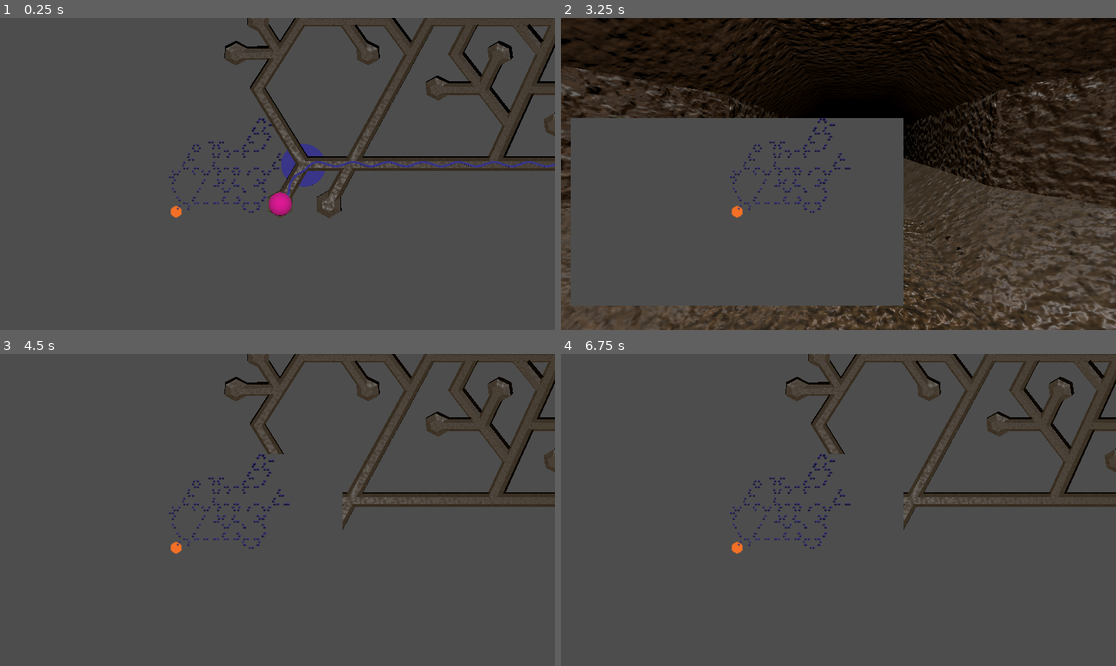
Above: before the commit, frames 1-4 (two rows, left to right).
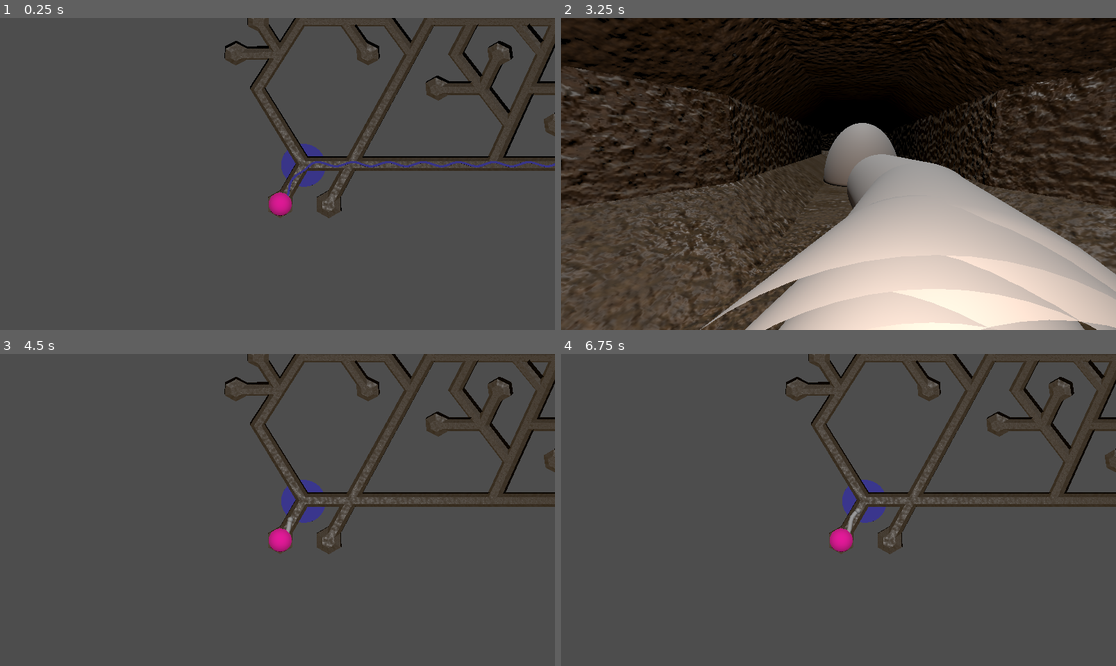
Above: after the commit, the same moments.

Repository: SamppuS/Rabbits_Requiem
Game: Godot game, scene res://tunnels.tscn
Two runs of this game, one before a commit and one after it. Both use one fixed random seed, a clock stepped at 60 frames per second and the inputs below. Sound files missing from this copy of the repository are replaced by a short silence.
Inputs (mouse positions are in pixels of both pictures, inside the frame that each line leads up to):
- Up to frame 1 (0.25 s): no input
- Up to frame 2 (3.25 s): tap Enter at 0.5, 2 s; move the mouse to (960, 158) at 0.52 s; tap A (a) at 0.6 s; click (960, 158) at 0.67 s; tap D (d) at 0.8, 1.35 s; tap Space at 1.25, 2.75 s; move the mouse to (727, 189) at 1.27 s; click (727, 189) at 1.42 s; tap E (e) at 1.55, 2.1 s; move the mouse to (894, 105) at 2.02 s; click (894, 105) at 2.17 s; tap W (w) at 2.3, 2.85 s; move the mouse to (810, 236) at 2.77 s; click (810, 236) at 2.92 s; tap X (x) at 3.05 s
- Up to frame 3 (4.5 s): move the mouse to (444, 556) at 3.52 s; tap X (x) at 3.6 s; click (444, 556) at 3.67 s; tap Z (z) at 3.8, 4.35 s; tap Enter at 4.25 s; move the mouse to (111, 463) at 4.27 s; click (111, 463) at 4.42 s
- Up to frame 4 (6.75 s): tap A (a) at 4.55, 5.1 s; tap Space at 5 s; move the mouse to (866, 510) at 5.02 s; click (866, 510) at 5.17 s; tap D (d) at 5.3, 5.85 s; move the mouse to (755, 432) at 5.77 s; click (755, 432) at 5.92 s; tap E (e) at 6.05, 6.6 s; move the mouse to (960, 494) at 6.52 s; click (960, 494) at 6.67 s

The runs differ from the first frame. In frame 1, 0.5% of the frame differs, in the area x 30-76%, y 32-65%; in frame 2, 47%, in the area x 1-100%, y 32-100%; in frame 3, 2.0%; in frame 4, 2.0%.

Commit message:
added snake body

Diff:
--- a/rabbits_requiem/assets/snake/snake.gd
+++ b/rabbits_requiem/assets/snake/snake.gd
@@ -1,16 +1,24 @@
 extends Node3D
 signal snaking_complete()
 
+@export var segment : PackedScene
 
 @onready var head := $Head
+
+const snake_lenght = 15
+const segment_frequency = 20
+const snake_height = Vector3.UP * .1
+const shrink_len = 4
+const shrink_ratio = .1
 
 var goals : Array[Array] = [[],[]] # array of points that the snake will trace from start to finish. [v3, v2i]
 var old_goals : Array[Array] = [[],[]] # copy of goals to recognize updates
 
 var snake_path = []
+var snake_body = []
 
 var path_index = 0  # Current progress along the path
-var speed = .15 * 4  # Speed of movement
+var speed = .30   # Speed of movement
 
 var current = [Vector3(0,0,0), Vector2i(0,0), 0]
 var next = [Vector3(0,0,0), Vector2i(0,0), 0]
@@ -21,6 +29,8 @@
 
 const pt_frequency = 168 # point per tunnel frequency
 var sin_phase = 0
+
+var tangent_path = []
 
 
 @export var thingy : PackedScene
@@ -31,6 +41,15 @@
 	bump.scale = Vector3(8, .02, 8)
 	add_child(bump)
 
+	for i in snake_lenght:
+		var seg = segment.instantiate()
+		if i+shrink_len>snake_lenght:
+			seg.scale = Vector3(1-(i+shrink_len-snake_lenght)*shrink_ratio, 1-(i+shrink_len-snake_lenght)*shrink_ratio, 1)
+		var arr = [seg, 0] # obj, index
+
+		add_child(seg)
+		snake_body.append(arr)
+
 
 # Called every frame. 'delta' is the elapsed time since the previous frame.
 func _process(delta: float) -> void:
@@ -56,8 +75,16 @@
 
 
 func move():
+	get_tangents()
 	path_index += 1
-	head.position = snake_path[path_index * speed]
+	var head_index = path_index * speed
+	head.position = snake_path[head_index] + snake_height
+	for segment in snake_lenght:
+		var seg_index = max(head_index - segment_frequency * (segment + 1), 0)
+		snake_body[segment][0].position = snake_path[seg_index] + snake_height
+		snake_body[segment][0].look_at(snake_body[segment][0].position + tangent_path[seg_index], Vector3.UP)
+
+
 
 func add_destination(d3 : Vector3, d2i : Vector2i) :
 	if !goals[0].is_empty():
@@ -104,6 +131,8 @@
 		var tangent = (base_point - last_point).normalized()
 		var perpendicular = tangent.cross(Vector3.UP).normalized()
 
+		tangent_path.append(tangent)
+
 		var sine_offset = amplitude * sin(frequency *  point_index - sin_phase)
 		var slither_point = base_point + perpendicular * sine_offset
 
@@ -143,7 +172,6 @@
 	for i in path_blobs:
 		i.queue_free()
 	path_blobs = []
-
 
 
 func find_best_index():
@@ -169,3 +197,8 @@
 	current = next
 	next[2] = next[2] + 1
 	next = [goals[0][next[2]], goals[1][next[2]], next[2]]
+
+func get_tangents():
+	tangent_path = []
+	for i in len(snake_path) - 1:
+		tangent_path.append(snake_path[i] - snake_path[i + 1])
--- a/rabbits_requiem/assets/snake/snake.tscn
+++ b/rabbits_requiem/assets/snake/snake.tscn
@@ -1,6 +1,7 @@
-[gd_scene load_steps=4 format=3 uid="uid://e2453vreljj2"]
+[gd_scene load_steps=5 format=3 uid="uid://e2453vreljj2"]
 
 [ext_resource type="Script" path="res://assets/snake/snake.gd" id="1_wnujq"]
+[ext_resource type="PackedScene" uid="uid://b6akk6d2la0br" path="res://assets/snake/snake_segment.tscn" id="2_4iyo3"]
 [ext_resource type="PackedScene" uid="uid://chpmf6rvomro0" path="res://assets/cave/diddy.tscn" id="2_57xv2"]
 
 [sub_resource type="SphereMesh" id="SphereMesh_mpgmc"]
@@ -10,6 +11,7 @@
 
 [node name="Snake" type="Node3D"]
 script = ExtResource("1_wnujq")
+segment = ExtResource("2_4iyo3")
 thingy = ExtResource("2_57xv2")
 
 [node name="Head" type="MeshInstance3D" parent="."]
--- /dev/null
+++ b/rabbits_requiem/assets/snake/snake_head.tscn
@@ -0,0 +1,3 @@
+[gd_scene format=3 uid="uid://be65iescablco"]
+
+[node name="SnakeHead" type="Node3D"]
--- /dev/null
+++ b/rabbits_requiem/assets/snake/snake_segment.tscn
@@ -0,0 +1,11 @@
+[gd_scene load_steps=2 format=3 uid="uid://b6akk6d2la0br"]
+
+[sub_resource type="CapsuleMesh" id="CapsuleMesh_t65y1"]
+radius = 0.075
+height = 0.35
+
+[node name="SnakeSegment" type="Node3D"]
+
+[node name="MeshInstance3D" type="MeshInstance3D" parent="."]
+transform = Transform3D(1, 0, 0, 0, -4.37114e-08, -1, 0, 1, -4.37114e-08, 0, 0, 0)
+mesh = SubResource("CapsuleMesh_t65y1")
--- a/rabbits_requiem/tunnels.tscn
+++ b/rabbits_requiem/tunnels.tscn
@@ -64,6 +64,7 @@
 [node name="Snake" parent="." instance=ExtResource("8_di8tg")]
 
 [node name="Control" type="Control" parent="."]
+visible = false
 layout_mode = 3
 anchors_preset = 2
 anchor_top = 1.0
@@ -83,7 +84,7 @@
 own_world_3d = true
 handle_input_locally = false
 size = Vector2i(780, 646)
-render_target_update_mode = 4
+render_target_update_mode = 0
 
 [node name="Minimap" parent="Control/SubViewportContainer/SubViewport" instance=ExtResource("2_ah540")]
 
